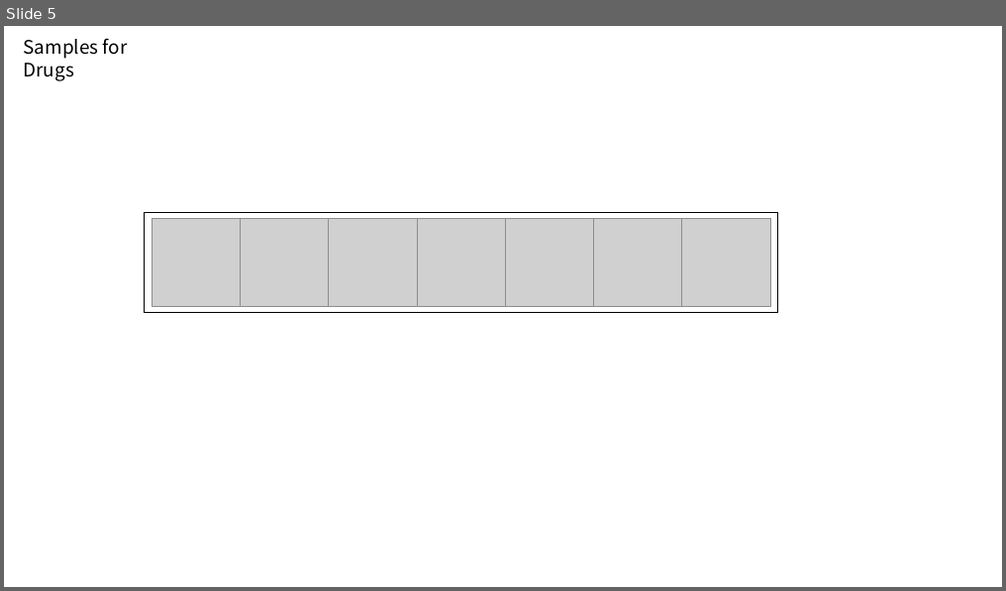
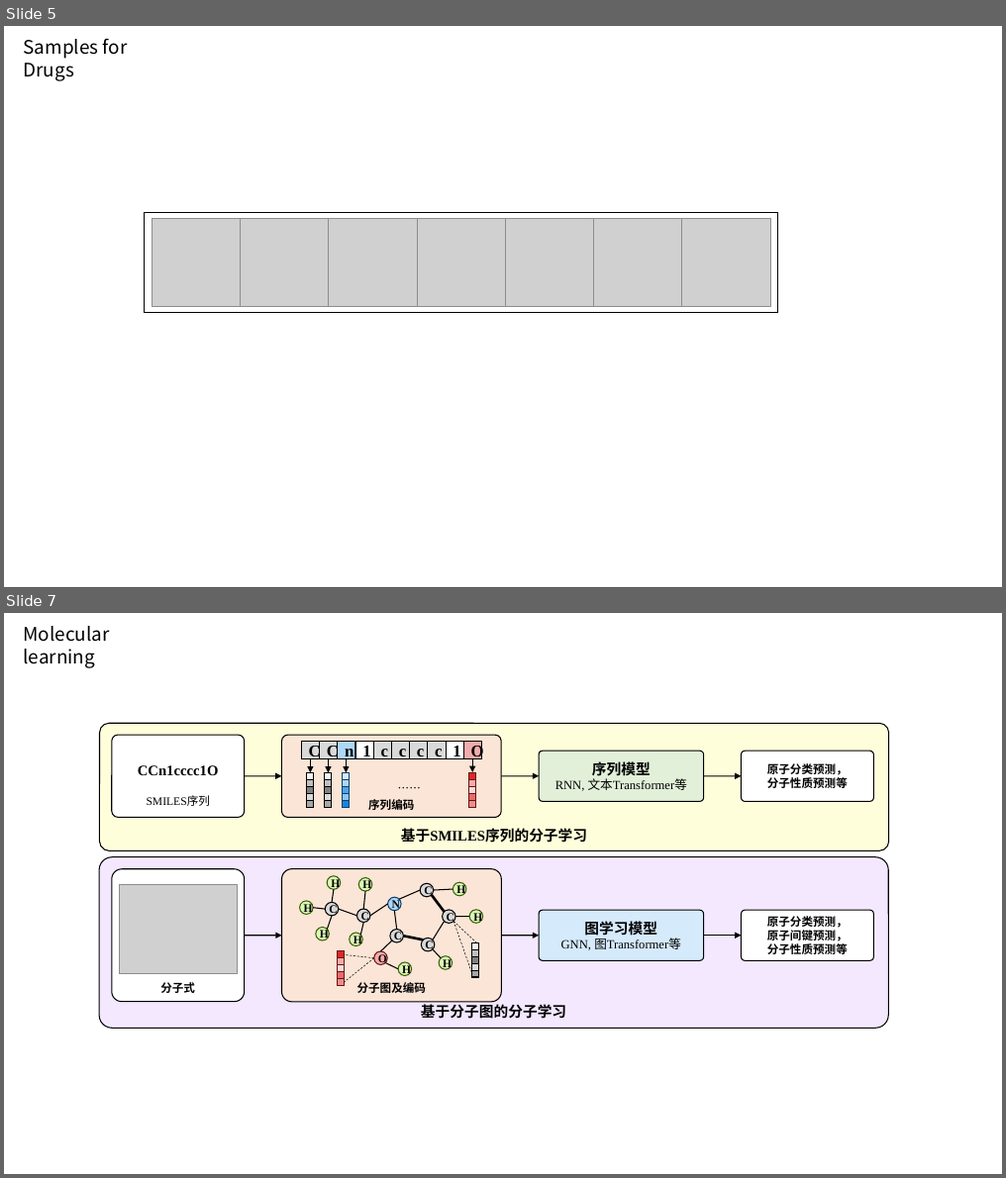
Before and after one commit to LEOXC1571/graduation_project, a slide deck: paper/src_new/figures/figures.pptx. Shown one above the other, each under a label of ours: slide 5 before the commit, slides 5 and 7 after it; the slides between them are not shown. The pictures are 1006x591 and 1006x1178 pixels, drawn with LibreOffice and Linux fonts; fonts in the diff are those of the drawing; grey boxes stand for pictures. Boxes give left, top, right and bottom in pixels: in the first picture for what was removed or moved away, otherwise in the second. Text is boxed around its words. In the diff, an @@ line names an element or a change of style, - is before the commit and + after.

```diff
--- a/paper/src_new/figures/figures.pptx
+++ b/paper/src_new/figures/figures.pptx
@@ slide 7 added at box(4, 613, 1002, 1174), background #FFFFFF @@
@@ text added at box(24, 626, 110, 668), 18 pt, text #000000 @@
+Molecular learning
@@ rounded rectangle added at box(100, 723, 890, 851), fill #FFFEDA, outline #000000 1 pt, 14 pt, text #000000, bold @@
+基于SMILES序列的分子学习
@@ rounded rectangle added at box(112, 735, 245, 817), fill #FFFFFF, outline #000000 1 pt, 14 pt, text #000000, bold @@
+CCn1cccc1O
+SMILES序列
@@ rounded rectangle added at box(282, 735, 501, 817), fill #FBE5D6, outline #000000 1 pt, 11 pt, text #000000, bold @@
+序列编码
@@ arrow added from (310, 759) to (310, 773), #000000 1 pt @@
@@ arrow added from (328, 759) to (328, 773), #000000 1 pt @@
@@ arrow added from (347, 759) to (347, 773), #000000 1 pt @@
@@ group added at box(301, 741, 481, 759): 10 rectangles @@
+C
+C
+n
+1
+c
+c
+c
+c
+1
+O
@@ arrow added from (472, 759) to (472, 772), #000000 1 pt @@
@@ rounded rectangle added at box(539, 751, 703, 802), fill #E2F0D9, outline #000000 1 pt, 12 pt, text #000000 @@
+序列模型
+RNN, 文本Transformer等
@@ rounded rectangle added at box(742, 751, 874, 802), fill #FFFFFF, outline #000000 1 pt, 11 pt, text #000000, bold @@
+原子分类预测，
+分子性质预测等
@@ arrow added from (245, 776) to (282, 776), #000000 1 pt @@
@@ text added at box(390, 777, 429, 799), 11 pt, text #000000 @@
+……
@@ arrow added from (501, 776) to (539, 776), #000000 1 pt @@
@@ arrow added from (704, 776) to (742, 776), #000000 1 pt @@
@@ group added at box(307, 773, 314, 807): 5 rectangles @@
@@ group added at box(325, 773, 332, 807): 5 rectangles @@
@@ group added at box(343, 773, 350, 807): 5 rectangles @@
@@ group added at box(469, 773, 475, 807): 5 rectangles @@
@@ rounded rectangle added at box(99, 858, 889, 1028), fill #F3E8FE, outline #000000 1 pt, 14 pt, text #000000, bold @@
+基于分子图的分子学习
@@ rounded rectangle added at box(112, 869, 245, 1001), fill #FFFFFF, outline #000000 1 pt, 11 pt, text #000000, bold @@
+分子式
@@ rounded rectangle added at box(282, 869, 501, 1001), fill #FBE5D6, outline #000000 1 pt, 11 pt, text #000000, bold @@
+分子图及编码
@@ picture added at box(119, 884, 237, 974) @@
@@ arrow added from (245, 936) to (282, 936), #000000 1 pt @@
@@ arrow added from (502, 936) to (539, 936), #000000 1 pt @@
@@ rounded rectangle added at box(539, 910, 703, 961), fill #D5EAFB, outline #000000 1 pt, 12 pt, text #000000 @@
+图学习模型
+GNN, 图Transformer等
@@ arrow added from (704, 936) to (742, 936), #000000 1 pt @@
@@ rounded rectangle added at box(742, 910, 874, 961), fill #FFFFFF, outline #000000 1 pt, 11 pt, text #000000, bold @@
+原子分类预测，
+原子间键预测，
+分子性质预测等
@@ group added at box(300, 876, 483, 986): 21 lines, 17 ellipses, 10 rectangles @@
+C
+H
+N
+O
+H
+H
+H
+H
+H
+C
+C
+C
+C
+C
+H
+H
+H
```
Also in this commit, not shown: 3 slides changed, 5 other slides added, 1 slide removed, 13 other files.
